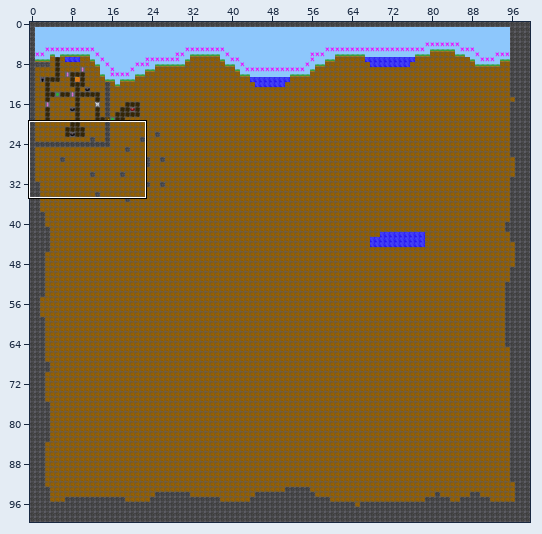
A Tiled map gets an edit: core/assets/ld32/maps/ld32.tmx. Above: a wide view before the commit, with the close-up outlined.
Close-up. First the earlier version:
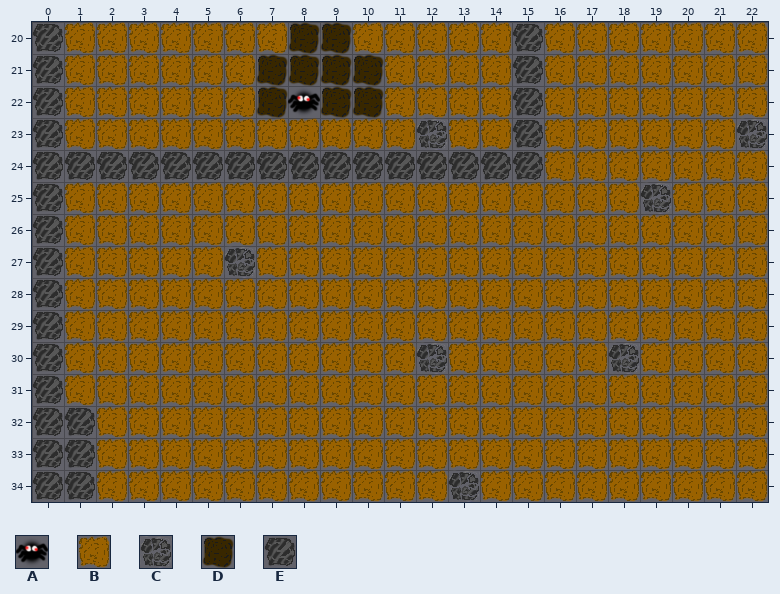
Cells are 32x32 px. Shown: x 0..22, y 20..34. Tiles whose own drawing changed are shown in their newer look in all pictures.
Key: from "ld32": A 1, B 32, C 33, D 64, E 96.
_ is an empty cell.
Layers that did not change in this view are not listed.
Layer "objects" before, first column x 0:
20 EBBBBBBBDDBBBBBEBBBBBBB
21 EBBBBBBDDDDBBBBEBBBBBBB
22 EBBBBBBDADDBBBBEBBBBBBB
23 EBBBBBBBBBBBCBBEBBBBBBC
24 EEEEEEEEEEEEEEEEBBBBBBB
25 EBBBBBBBBBBBBBBBBBBCBBB
26 EBBBBBBBBBBBBBBBBBBBBBB
27 EBBBBBCBBBBBBBBBBBBBBBB
28 EBBBBBBBBBBBBBBBBBBBBBB
29 EBBBBBBBBBBBBBBBBBBBBBB
30 EBBBBBBBBBBBCBBBBBCBBBB
31 EBBBBBBBBBBBBBBBBBBBBBB
32 EEBBBBBBBBBBBBBBBBBBBBB
33 EEBBBBBBBBBBBBBBBBBBBBB
34 EEBBBBBBBBBBBCBBBBBBBBB
New version:
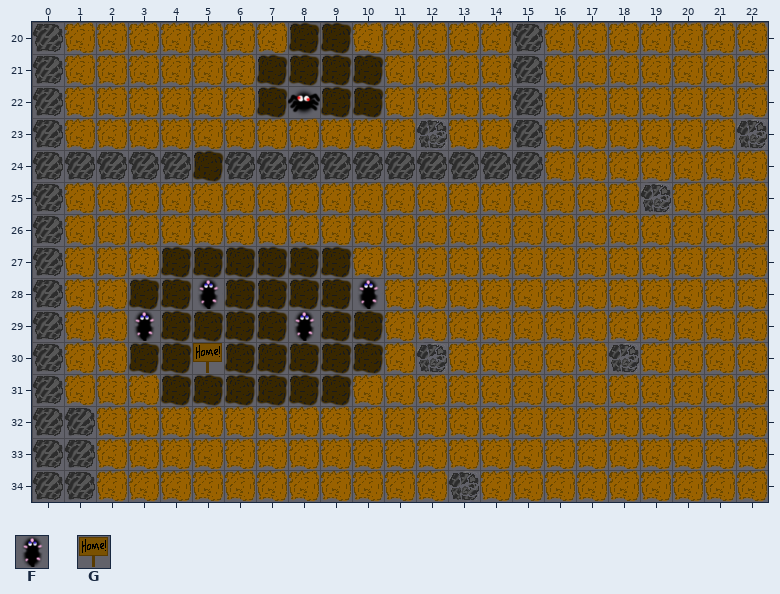
Further tiles: from "ld32": F 163, G 195.
See-through tiles are keyed as they look on the map.
What changed:
Changed rows in their new state; . is an unchanged cell.
Layer "objects":
first column x 3:
24 ..D.....
27 .DDDDDD.
28 DDFDDDDF
29 FDDDDFDD
30 DDGDDDDD
31 .DDDDDD.
Boxes around the changes in both close-ups, in picture pixels (x1, y1, x2, y2):
changed: (192, 150, 224, 182)
changed: (128, 246, 384, 406)
